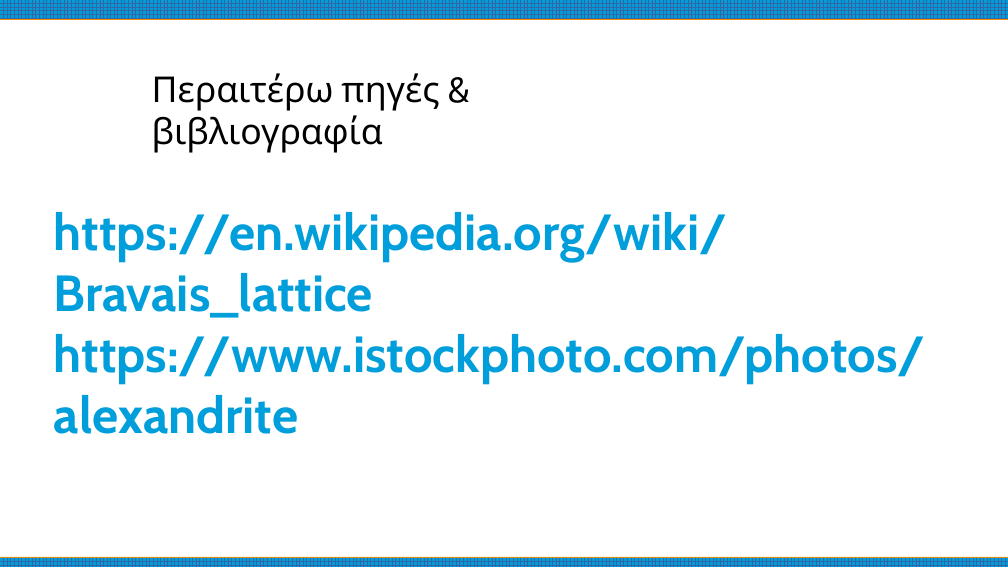
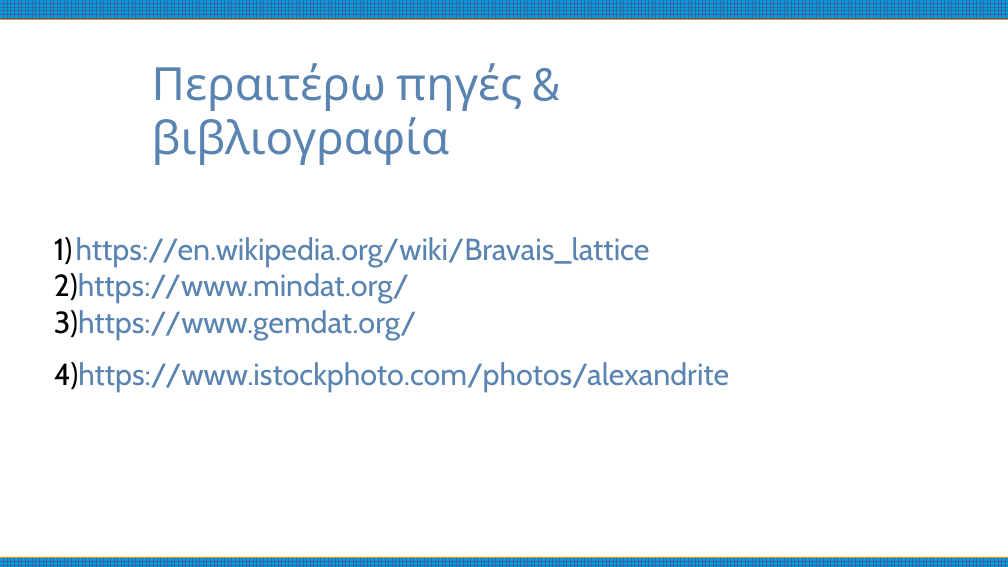
Before and after one commit to nickaiva/epas, a slide deck: slide 30 of preciousStones.odp. Drawn at 1008x567 pixels with LibreOffice and Linux fonts; fonts in the diff are those of the drawing. Boxes give left, top, right and bottom in pixels: in the first picture for what was removed or moved away, otherwise in the second. Text is boxed around its words. In the diff, an @@ line names an element or a change of style, - is before the commit and + after.

```diff
--- a/preciousStones.odp
+++ b/preciousStones.odp
@@ text "Περαιτέρω πηγές & βιβλιογραφία" at bbox=[152, 63, 522, 165]: size 28 to 36 pt, text colour #000000 to #5983B0 @@
@@ subtitle "https://en.wikipedia.org/wiki/Bravais_lattice": place and size @@
-subtitle "https://en.wikipedia.org/wiki/Bravais_lattice" at bbox=[54, 212, 926, 434]
+subtitle "https://en.wikipedia.org/wiki/Bravais_lattice" at bbox=[54, 237, 729, 392]
@@ subtitle at bbox=[54, 237, 729, 392]: size 40 to 24 pt, text colour #009EDA to #5983B0, bold off in "https://en.wikipedia.org/wiki/Bravais_lattice", "https://www.istockphoto.com/photos/alexandrite"; bullet none to 1); more space between paragraphs @@
@@ subtitle at bbox=[54, 273, 417, 340]: paragraphs added @@
+2) https://www.mindat.org/
+3) https://www.gemdat.org/
```
Also in this commit, not shown: 3 other files.
